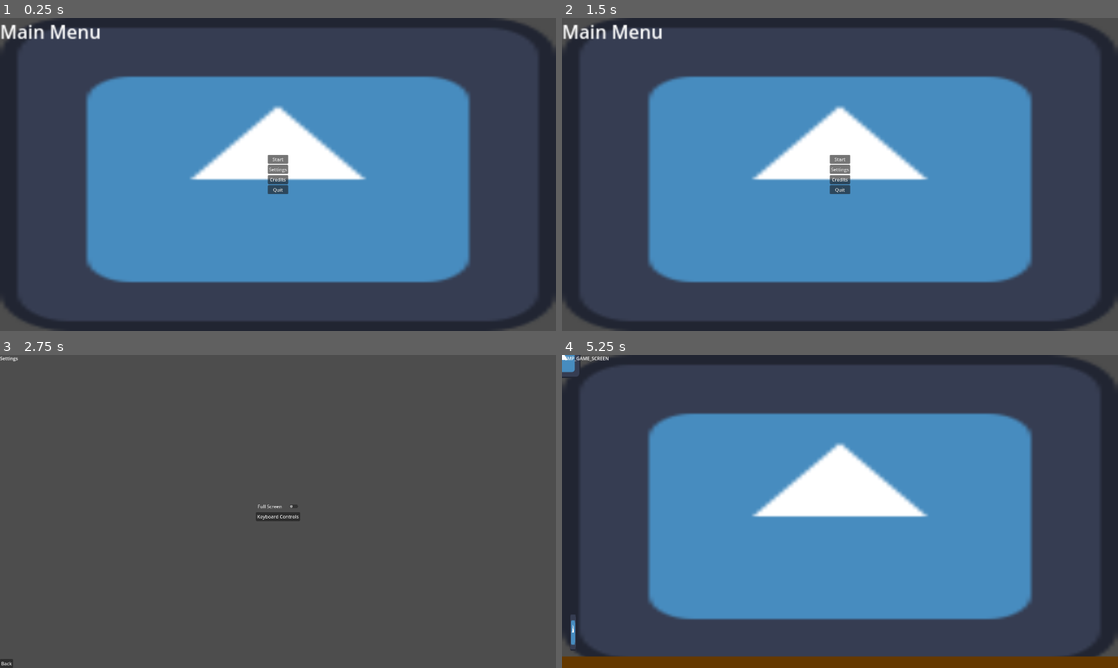
Above: before the commit, frames 1-4 (two rows, left to right).
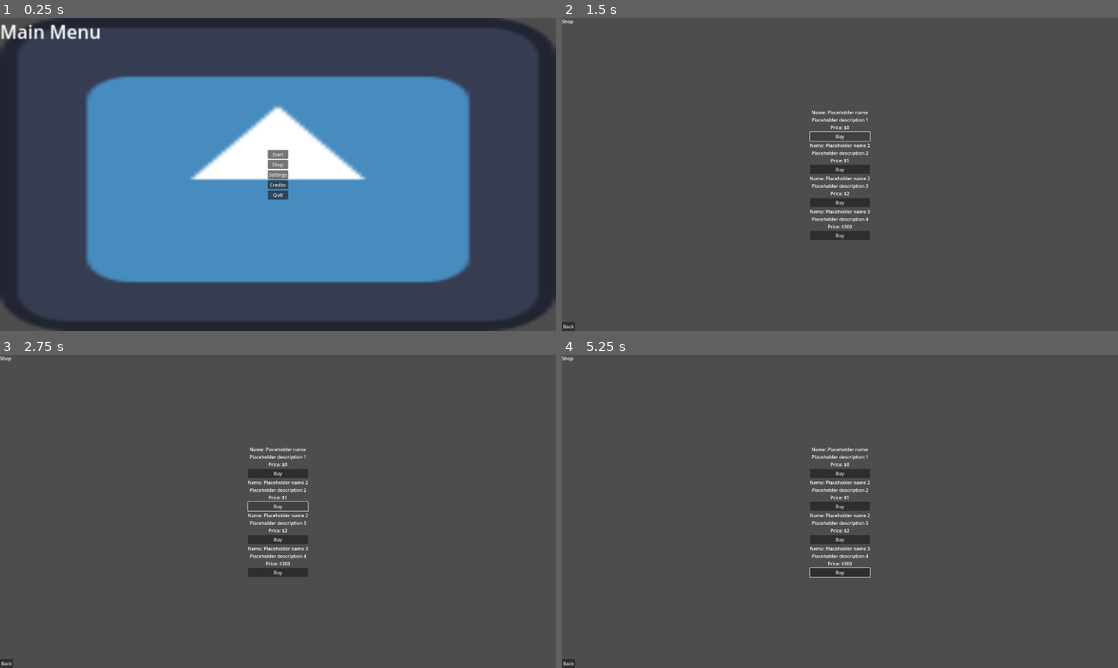
Above: after the commit, the same moments.

Repository: thedefaultbox/Game-Jam-2024
Game: Godot game, scene res://Menu/main_menu.tscn
Same seed, same stepped clock (60 frames per second), same inputs: the game is played once before the commit and once after it. The engine's default icon, where the game draws it, is replaced by a stand-in: a white triangle on a blue panel in a dark square.
Inputs (mouse positions are in pixels of both pictures, inside the frame that each line leads up to):
- Up to frame 1 (0.25 s): no input
- Up to frame 2 (1.5 s): click (840, 165) at 0.5 s, where only the run after the commit has a clickable "Shop"; click (840, 136) at 1.25 s, where only the run after the commit has a clickable "Buy"
- Up to frame 3 (2.75 s): click (278, 505) at 2 s, where only the run after the commit has a clickable "Buy"
- Up to frame 4 (5.25 s): click "Back" at 2.75 s; click (840, 539) at 3.5 s, where only the run after the commit has a clickable "Buy"; click (840, 570) at 4.25 s, where only the run after the commit has a clickable "Buy"; click (840, 495) at 5 s, where only the run before the commit has a clickable "Start"

The runs differ from the first frame. In frame 1, 0.3% of the frame differs, in the area x 48-52%, y 42-58%; in frame 2, 59%; in frame 3, 1.8%; in frame 4, 59%, in the area x 0-100%, y 0-100%.

Commit message:
Prototype shop handler

Diff:
--- a/Game Dev/Menu/Menu.gd
+++ b/Game Dev/Menu/Menu.gd
@@ -14,6 +14,10 @@
 func _on_credits_pressed():
 	get_tree().change_scene_to_file("res://credits/credits.tscn")
 
+#Button opens the shop
+func _on_shop_pressed():
+	get_tree().change_scene_to_file("res://Shop/Shop.tscn")
+
 #Button terminates window
 func _on_quit_pressed():
 	get_tree().quit()
--- a/Game Dev/Menu/main_menu.tscn
+++ b/Game Dev/Menu/main_menu.tscn
@@ -61,6 +61,10 @@
 layout_mode = 2
 text = "Start"
 
+[node name="Shop" type="Button" parent="CanvasLayer/Background/Menu/MarginContainer/HBoxContainer/VBoxContainer"]
+layout_mode = 2
+text = "Shop"
+
 [node name="Settings" type="Button" parent="CanvasLayer/Background/Menu/MarginContainer/HBoxContainer/VBoxContainer"]
 layout_mode = 2
 text = "Settings"
@@ -84,6 +88,7 @@
 script = ExtResource("3_wrf1h")
 
 [connection signal="pressed" from="CanvasLayer/Background/Menu/MarginContainer/HBoxContainer/VBoxContainer/Start" to="CanvasLayer/Background/Menu" method="_on_start_pressed"]
+[connection signal="pressed" from="CanvasLayer/Background/Menu/MarginContainer/HBoxContainer/VBoxContainer/Shop" to="CanvasLayer/Background/Menu" method="_on_shop_pressed"]
 [connection signal="pressed" from="CanvasLayer/Background/Menu/MarginContainer/HBoxContainer/VBoxContainer/Settings" to="CanvasLayer/Background/Menu" method="_on_setings_pressed"]
 [connection signal="pressed" from="CanvasLayer/Background/Menu/MarginContainer/HBoxContainer/VBoxContainer/Settings" to="CanvasLayer/Background/Menu" method="_on_settings_pressed"]
 [connection signal="pressed" from="CanvasLayer/Background/Menu/MarginContainer/HBoxContainer/VBoxContainer/Credits" to="CanvasLayer/Background/Menu" method="_on_credits_pressed"]
--- /dev/null
+++ b/Game Dev/Shop/Shop.gd
@@ -0,0 +1,46 @@
+extends Node
+#Script of the Settings Sceen
+
+var items = {"items":[
+	{"name":"Placeholder name", "price":"0", "description": "Placeholder description 1", "owned": null},
+	{"name":"Placeholder name 2", "price":"1", "description": "Placeholder description 2", "owned": null},
+	{"name":"Placeholder name 2", "price":"2", "description": "Placeholder description 3", "owned": null},
+	{"name":"Placeholder name 3", "price":"300", "description": "Placeholder description 4", "owned": null}
+]}
+
+# Will add code to check what items a player has when the player class is done
+func _on_back_to_menu_pressed():
+	get_tree().change_scene_to_file("res://Menu/main_menu.tscn")
+
+func _ready():
+	for item in items["items"]:
+		var ItemName = item["name"]
+		var ItemPrice = item["price"]
+		var ItemDescription = item["description"]
+
+		var ItemLabel = Label.new()
+
+		var LabelText = "Name: %s\n%s\nPrice: $%s"
+		var FormattedLabelText = LabelText % [ItemName, ItemDescription, ItemPrice]
+		ItemLabel.text = FormattedLabelText
+		ItemLabel.horizontal_alignment = HORIZONTAL_ALIGNMENT_CENTER
+
+		var PurchaseButton = Button.new()
+
+		PurchaseButton.text = "Buy"
+		PurchaseButton.pressed.connect(self._on_purchase_pressed)
+
+		add_child(ItemLabel)
+		add_child(PurchaseButton)
+
+func _on_purchase_pressed():
+	buy("test")
+
+func buy(item):
+	print("Button works")
+
+func _process(delta):
+	pass
+
+
+#Button to return to Main Menu
--- a/Game Dev/Shop/Shop.tscn
+++ b/Game Dev/Shop/Shop.tscn
@@ -1,9 +1,10 @@
-[gd_scene load_steps=3 format=3 uid="uid://dtqrcg24dshi4"]
+[gd_scene load_steps=4 format=3 uid="uid://bxea3thbbv2jx"]
 
+[ext_resource type="Script" path="res://Shop/Shop.gd" id="1_08q3y"]
 [ext_resource type="Script" path="res://global/Label.gd" id="1_w62jq"]
 [ext_resource type="Texture2D" uid="uid://c05knp4b42ufq" path="res://icon.svg" id="1_wx81c"]
 
-[node name="Control" type="Control"]
+[node name="Shop" type="Control"]
 layout_mode = 3
 anchors_preset = 15
 anchor_right = 1.0
@@ -14,12 +15,39 @@
 [node name="CanvasLayer" type="CanvasLayer" parent="."]
 
 [node name="TextureRect" type="TextureRect" parent="CanvasLayer"]
+visible = false
 anchors_preset = 15
 anchor_right = 1.0
 anchor_bottom = 1.0
 grow_horizontal = 2
 grow_vertical = 2
 texture = ExtResource("1_wx81c")
+
+[node name="MarginContainer" type="MarginContainer" parent="CanvasLayer"]
+anchors_preset = 15
+anchor_right = 1.0
+anchor_bottom = 1.0
+grow_horizontal = 2
+grow_vertical = 2
+
+[node name="HBoxContainer" type="HBoxContainer" parent="CanvasLayer/MarginContainer"]
+layout_mode = 2
+size_flags_horizontal = 4
+size_flags_vertical = 4
+
+[node name="VBoxContainer" type="VBoxContainer" parent="CanvasLayer/MarginContainer/HBoxContainer"]
+layout_mode = 2
+script = ExtResource("1_08q3y")
+
+[node name="BoxContainer" type="BoxContainer" parent="CanvasLayer/MarginContainer"]
+layout_mode = 2
+size_flags_horizontal = 0
+size_flags_vertical = 8
+
+[node name="Back to menu" type="Button" parent="CanvasLayer/MarginContainer/BoxContainer"]
+layout_mode = 2
+size_flags_vertical = 8
+text = "Back"
 
 [node name="debug menu" type="Label" parent="."]
 visible = false
@@ -28,3 +56,5 @@
 offset_bottom = 23.0
 text = "Shop"
 script = ExtResource("1_w62jq")
+
+[connection signal="pressed" from="CanvasLayer/MarginContainer/BoxContainer/Back to menu" to="." method="_on_back_to_menu_pressed"]
--- a/Game Dev/global/global_script.gd
+++ b/Game Dev/global/global_script.gd
@@ -8,6 +8,5 @@
 
 
 # Called every frame. 'delta' is the elapsed time since the previous frame.
-func _process(delta):
-
+func _process(_delta):
 	pass
